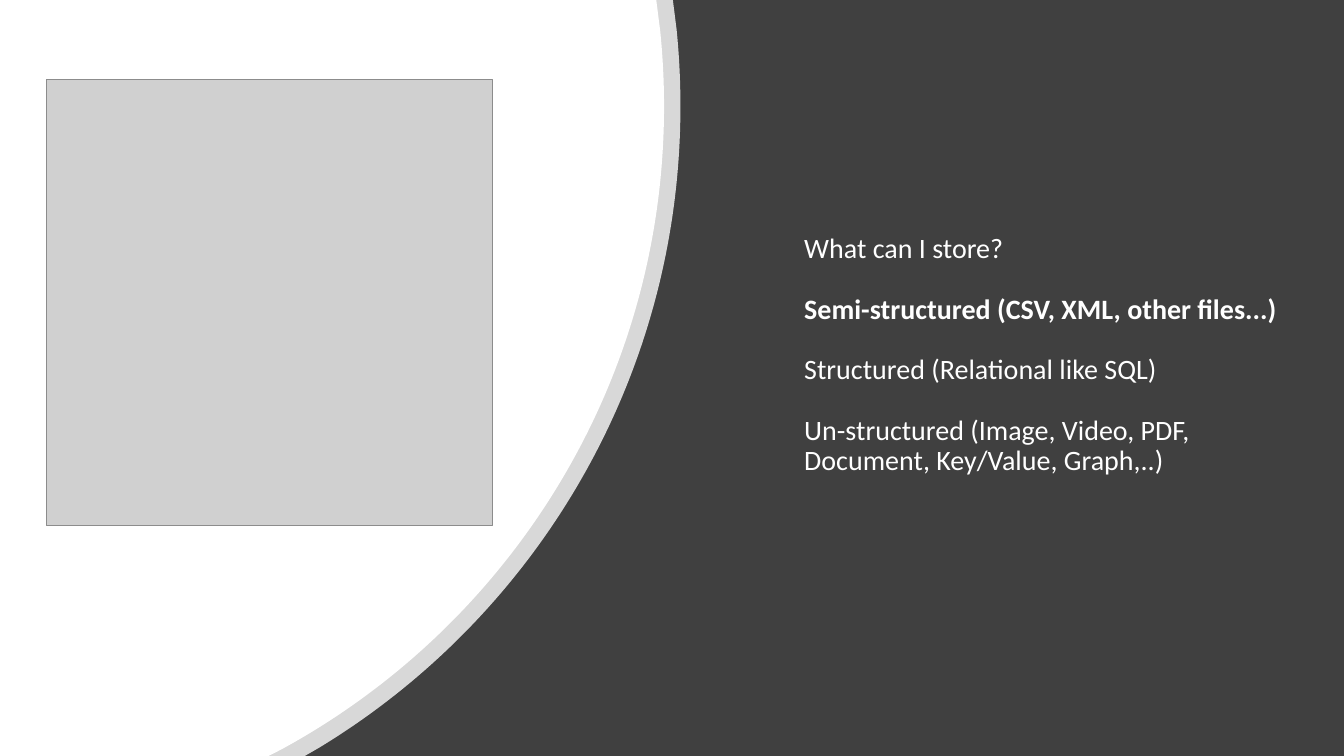
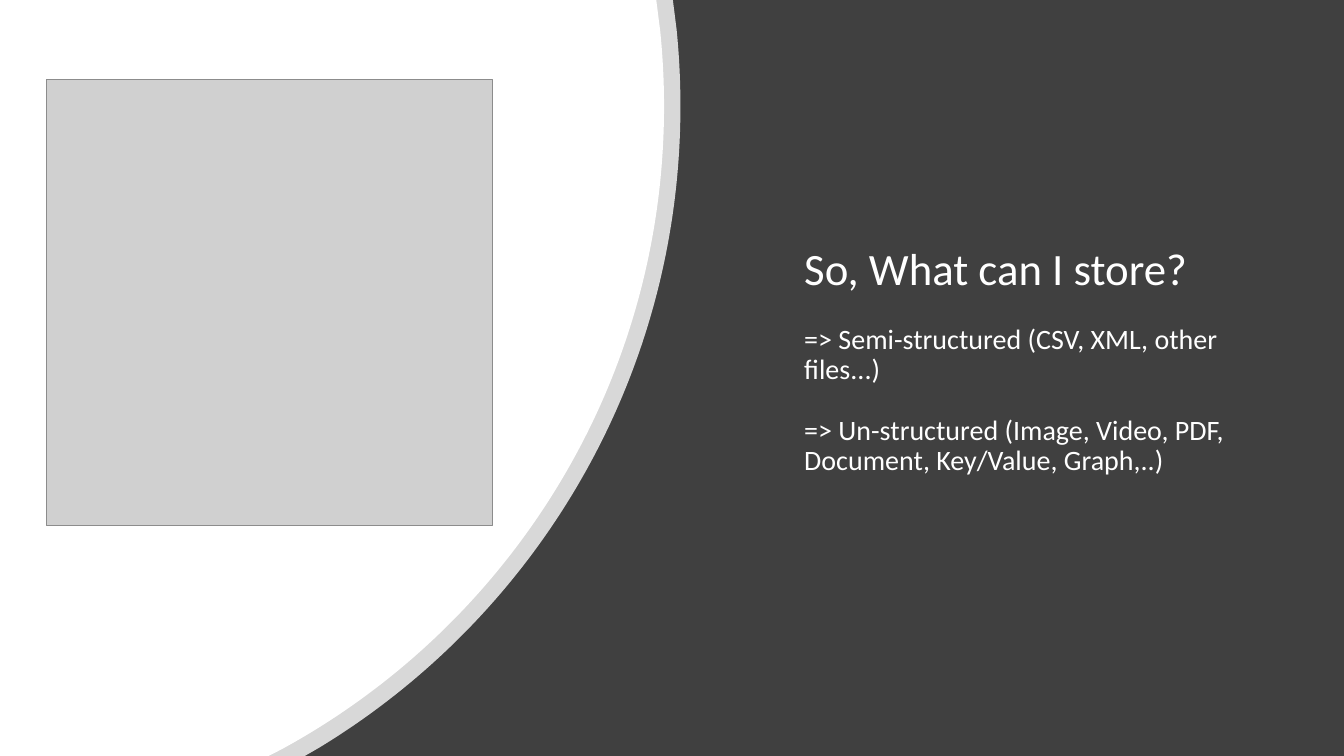
Before and after one commit to dinesarun/azurevidyapeeth, a slide deck: slide 11 of Feb26-AzureDataLake/AzureDataLake+Hadoop3.0.pptx (slide 6 before the commit). Drawn at 1344x756 pixels with LibreOffice and Linux fonts; fonts in the diff are those of the drawing; grey boxes stand for pictures. Boxes give left, top, right and bottom in pixels: in the first picture for what was removed or moved away, otherwise in the second. Text is boxed around its words. In the diff, an @@ line names an element or a change of style, - is before the commit and + after.

```diff
--- a/Feb26-AzureDataLake/AzureDataLake+Hadoop3.0.pptx
+++ b/Feb26-AzureDataLake/AzureDataLake+Hadoop3.0.pptx
@@ title at [804,254,1224,475]: text changed @@
-  What can I store?
-  Semi-structured (CSV, XML, other files...)
-  Structured (Relational like SQL)
-  Un-structured (Image, Video, PDF, Document, Key/Value, Graph,..)
+  So, What can I store?
+  => Semi-structured (CSV, XML, other files...)
+  => Un-structured (Image, Video, PDF, Document, Key/Value, Graph,..)
```
Also in this commit, not shown: 5 other slides changed, 5 slides added, 2 slides removed.
